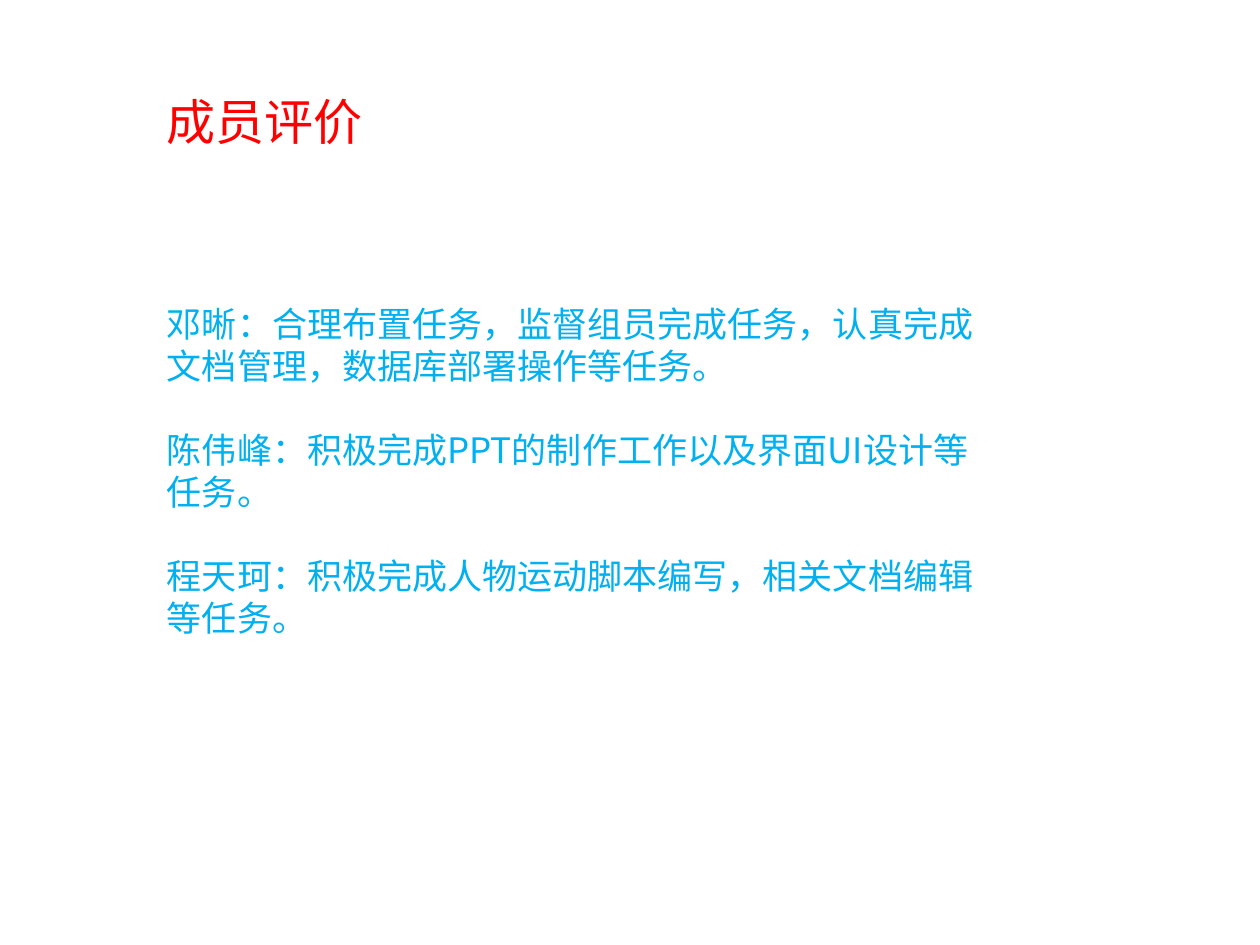
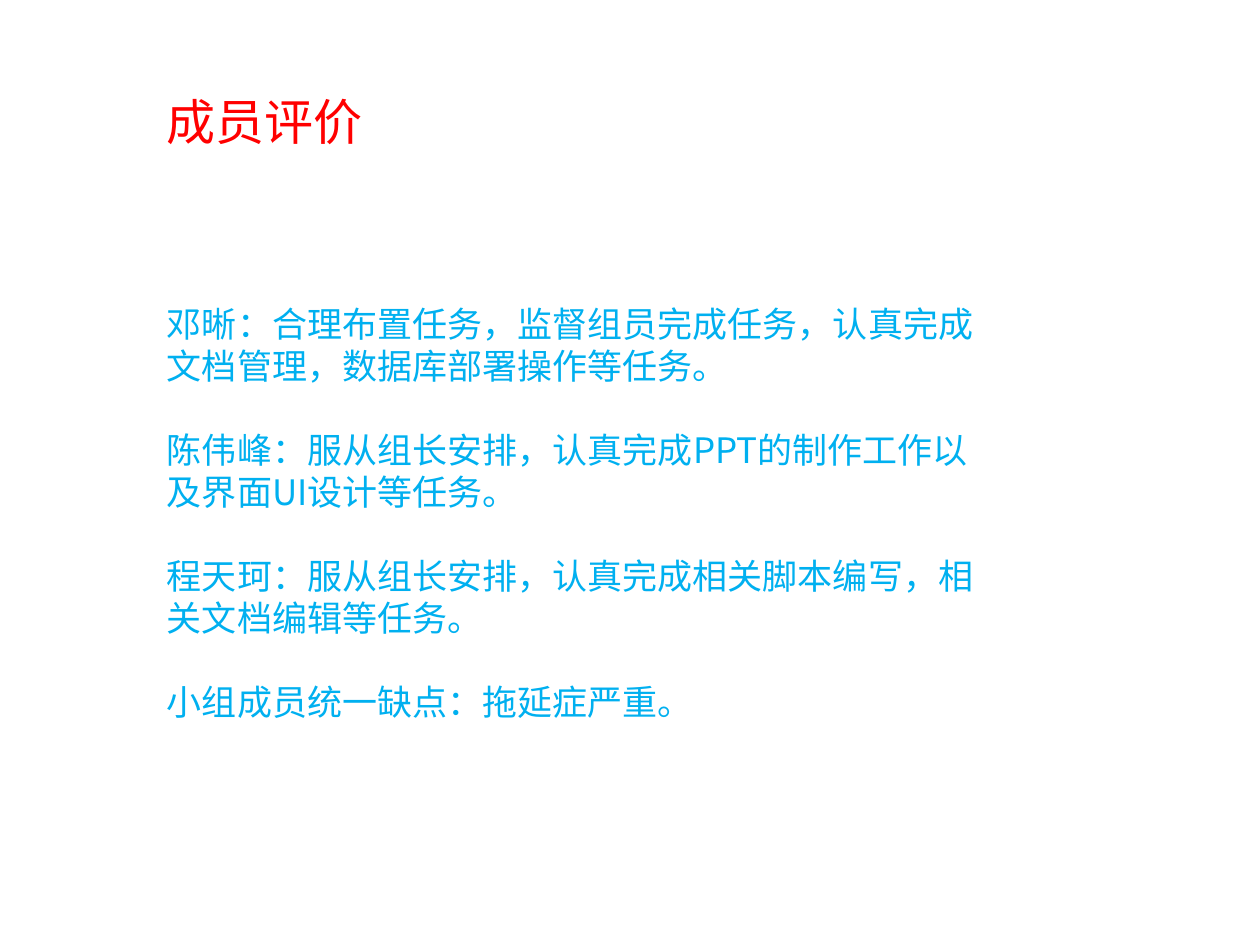
Before and after one commit to SE2018G18/SE2018-G18-Project, a slide deck: slide 36 of SE2018春-G18-项目总结.pptx. Drawn at 1260x945 pixels with LibreOffice and Linux fonts; fonts in the diff are those of the drawing; background and template pictures are left out. Boxes give left, top, right and bottom in pixels: in the first picture for what was removed or moved away, otherwise in the second. Text is boxed around its words. In the diff, an @@ line names an element or a change of style, - is before the commit and + after.

```diff
--- a/SE2018春-G18-项目总结.pptx
+++ b/SE2018春-G18-项目总结.pptx
@@ text at <box>167,433,973,718</box>: text changed @@
-陈伟峰：积极完成PPT的制作工作以及界面UI设计等任务。
-程天珂：积极完成人物运动脚本编写，相关文档编辑等任务。
+陈伟峰：服从组长安排，认真完成PPT的制作工作以及界面UI设计等任务。
+程天珂：服从组长安排，认真完成相关脚本编写，相关文档编辑等任务。
+小组成员统一缺点：拖延症严重。
```
Also in this commit, not shown: 1 other slide changed.
